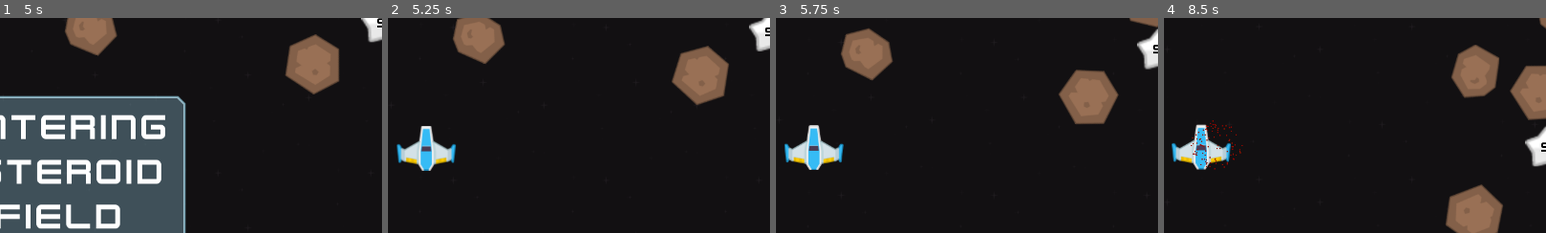
Above: before the commit, frames 1-4 (left to right).
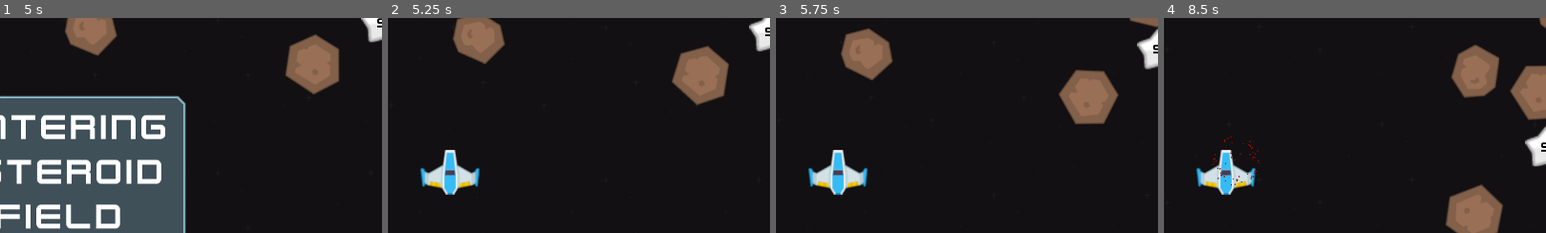
Above: after the commit, the same moments.

Repository: caleb-vincent/space-math
Game: Godot game, scene res://Main.tscn
Same seed, same stepped clock (60 frames per second), same inputs: the game is played once before the commit and once after it.
Inputs (mouse positions are % of the whole screen's width and height, from its top left):
- Up to frame 1 (5 s): click "Normal" at 0.5 s; click "Normal" at 1.25 s; click "Asteroid Dodge" at 2 s; move the mouse to (72, 45) at 2.77 s; click (72, 45) at 2.92 s; drag from (30, 55) to (45, 70) at 3.52 s; move the mouse to (60, 28) at 4.27 s; click (60, 28) at 4.42 s
- Up to frame 2 (5.25 s): drag from (45, 70) to (20, 35) at 5.02 s
- Up to frame 3 (5.75 s): no input
- Up to frame 4 (8.5 s): move the mouse to (80, 65) at 5.77 s; click (80, 65) at 5.92 s; drag from (20, 35) to (35, 25) at 6.52 s; move the mouse to (55, 50) at 7.27 s; click (55, 50) at 7.42 s; drag from (35, 25) to (30, 55) at 8.02 s
The pictures show only the part of the screen within x 42-92%, y 14-64%; the shares and areas given below are measured in that part.

Frame 1 is identical in both runs. In frame 2, 3.2% of the frame differs, in the area x 2-24%, y 50-83%; in frame 3, 3.2%; in frame 4, 3.4%, in the area x 2-25%, y 47-83%.

Commit message:
Smooth out touchscreen behavior in Astroid Dodge

Diff:
--- a/Dodge/Player.tscn
+++ b/Dodge/Player.tscn
@@ -15,11 +15,16 @@
 const LEFT_MARGIN = 4
 const RIGHT_MARGIN = 4
 
+const _TOUCH_FACTOR_P = 0.75
+const _TOUCH_FACTOR_D = 0.1
+
 signal bonus
 signal goal
 signal hit
 
 export var speed = 12
+
+var _previousTouchError = Vector2.ZERO
 
 func _process(delta) -> void:
 	if sleeping:
@@ -44,7 +49,8 @@
 	if v.length() > 0:
 		v = v.normalized() * speed
 	elif $TouchScreenButton.get_value().length() > 0:
-		v = $TouchScreenButton.get_value().normalized() * speed
+		v = _TOUCH_FACTOR_P * $TouchScreenButton.get_button_pos() + _TOUCH_FACTOR_D * ($TouchScreenButton.get_button_pos() - _previousTouchError) / delta
+		_previousTouchError = $TouchScreenButton.get_button_pos()
 
 	if position.x < leftEdge && v.x <= 0:
 		v.x = 0
@@ -125,15 +131,12 @@
 
 var ongoing_drag = -1
 
-var return_accel = 20
-
 var threshold = 2
 var _enabled = false
 
 func _process(delta):
 	if ongoing_drag == -1:
-		var pos_difference = (Vector2(0, 0) - radius) - position
-		position += pos_difference * return_accel * delta
+		position = (Vector2(0, 0) - radius)
 
 func get_button_pos():
 	return position + radius
@@ -145,8 +148,8 @@
 		if event_dist_from_centre <= boundary * global_scale.x or event.get_index() == ongoing_drag:
 			set_global_position(event.position - radius * global_scale)
 
-			if get_button_pos().length() > boundary:
-				set_position( get_button_pos().normalized() * boundary - radius)
+		if get_button_pos().length() > boundary:
+			set_position( get_button_pos().normalized() * boundary - radius)
 
 			ongoing_drag = event.get_index()
 
Not shown: 3 places in Dodge/Obstacle.tscn that only renumber resources
